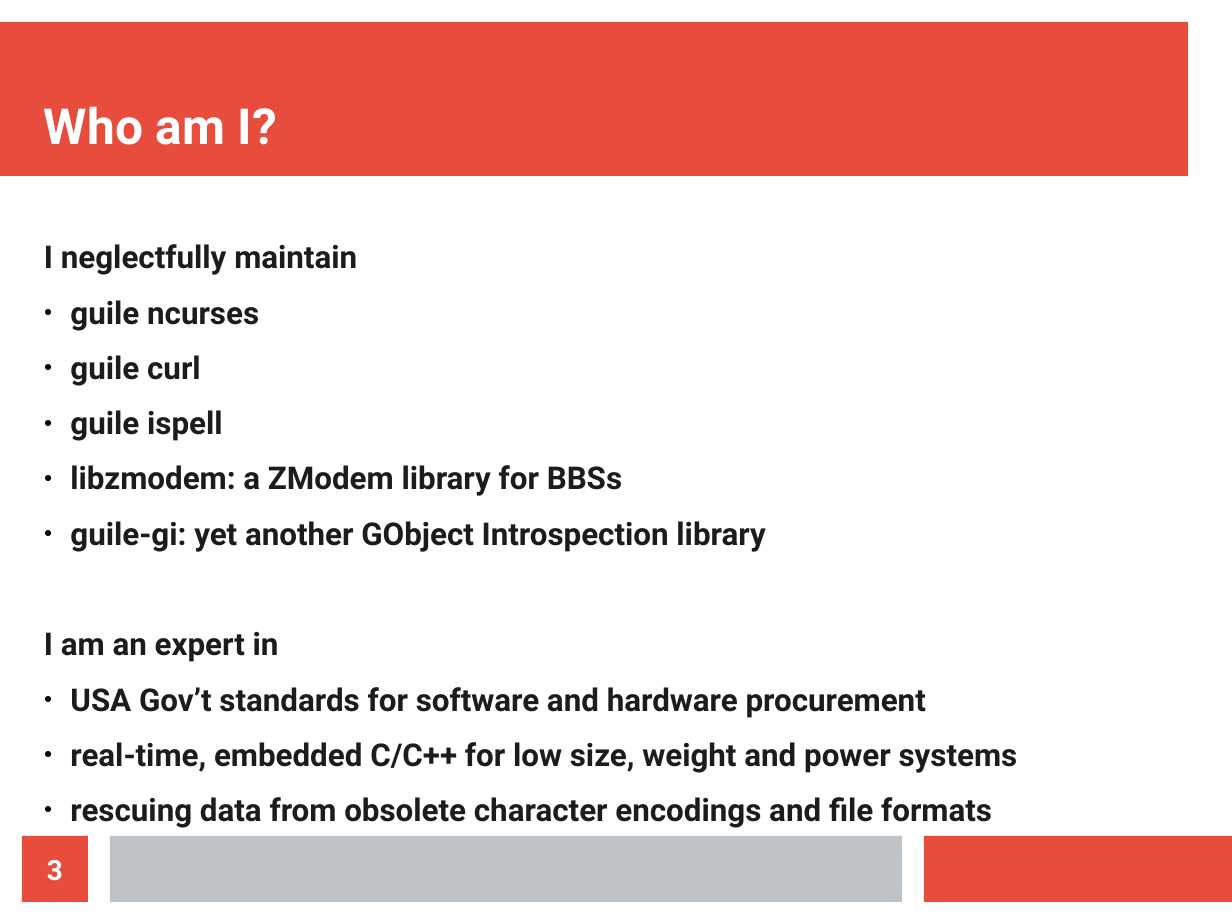
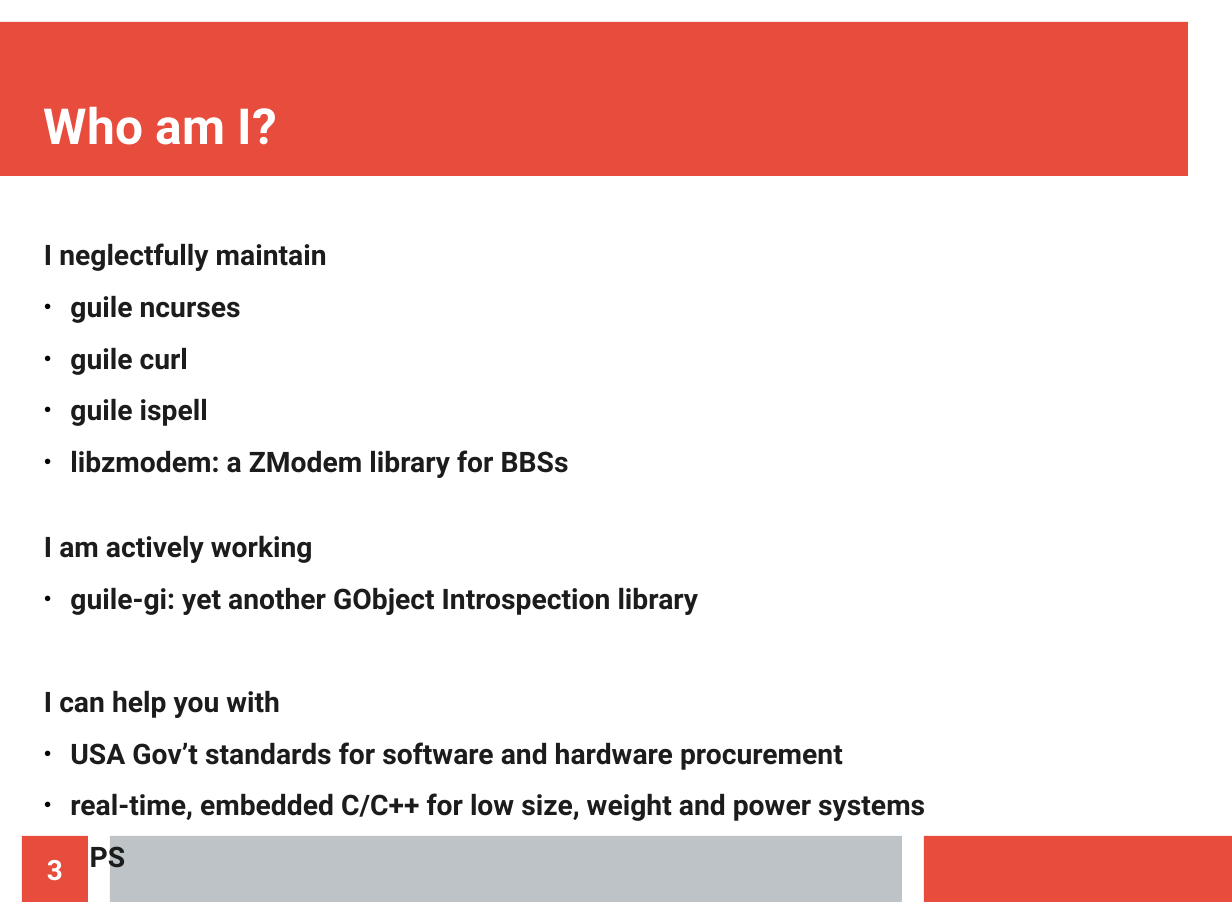
Before and after one commit to spk121/fosdem2019, a slide deck: slide 3 of ScriptingIF.odp. Drawn at 1232x924 pixels with LibreOffice and Linux fonts; fonts in the diff are those of the drawing. Boxes give left, top, right and bottom in pixels: in the first picture for what was removed or moved away, otherwise in the second. Text is boxed around its words. In the diff, an @@ line names an element or a change of style, - is before the commit and + after.

```diff
--- a/ScriptingIF.odp
+++ b/ScriptingIF.odp
@@ text at bbox=[44, 243, 925, 821]: size 20.1 to 18.2 pt in "I neglectfully maintain", "guile ncurses", "guile curl", "guile ispell" and 4 more places @@
@@ text at bbox=[44, 535, 313, 563]: paragraph added @@
+I am actively working
@@ text at bbox=[44, 690, 280, 718]: text changed; size 20.1 to 18.2 pt @@
-I am an expert in
+I can help you with
@@ text at bbox=[70, 797, 992, 828]: text changed; size 20.1 to 18.2 pt @@
-● rescuing data from obsolete character encodings and file formats
+● GPS
```
Also in this commit, not shown: 10 other slides changed, 16 slides added, 2 slides removed, 7 other files.
